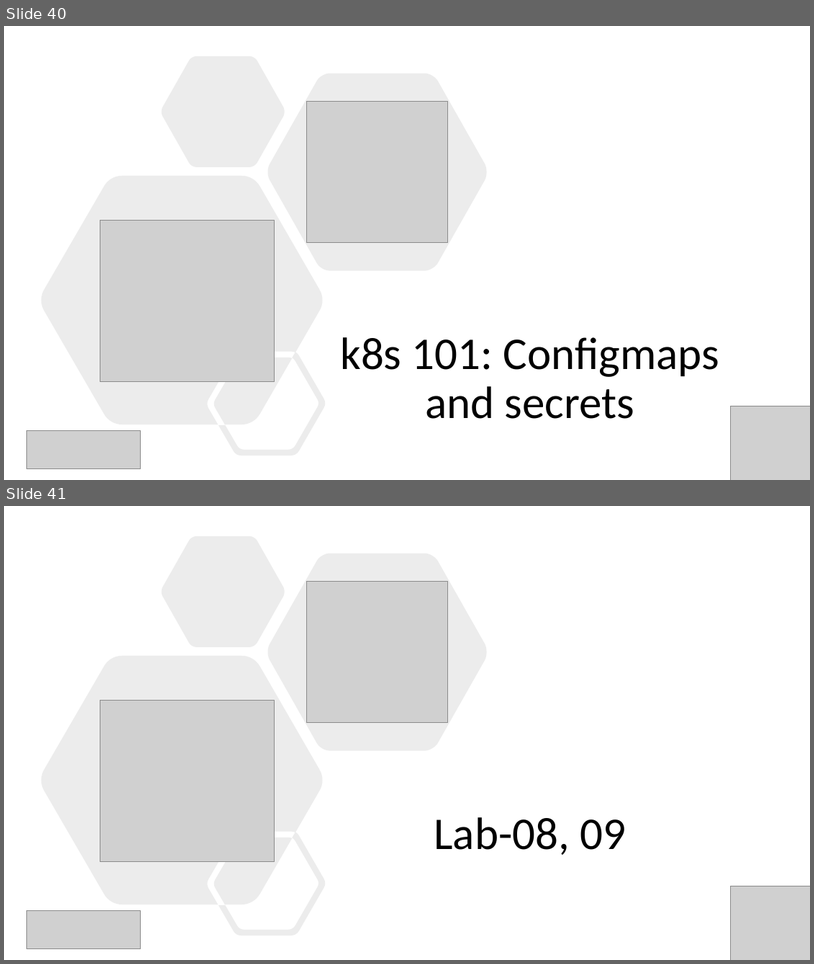
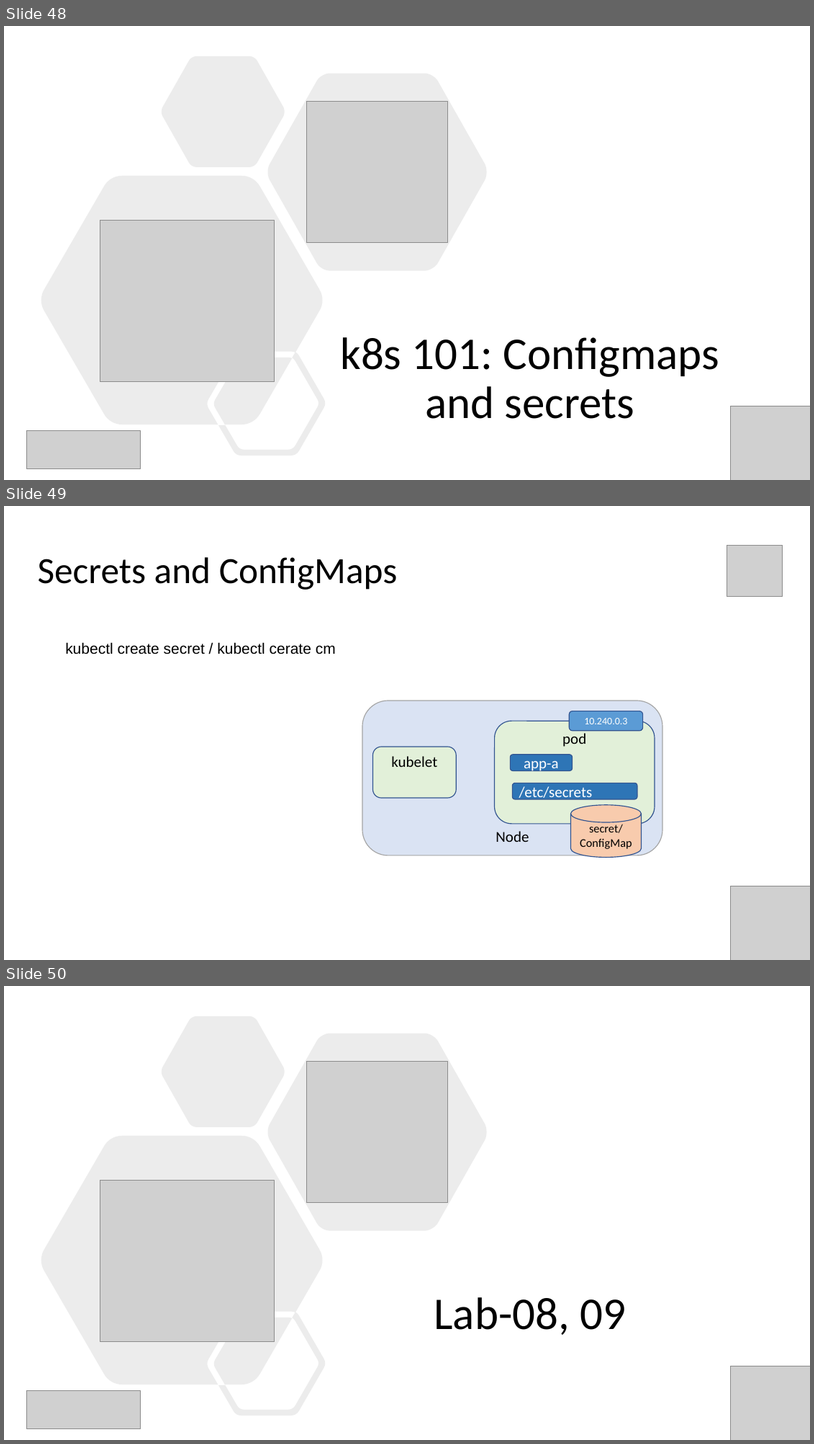
Before and after one commit to evgenyb/aks-workshops, a slide deck: 01-aks-and-k8s-101/slides/Introduction to AKS.pptx. Shown one above the other, each under a label of ours: slides 40 and 41 before the commit, slides 48, 49 and 50 after it. The pictures are 814x964 and 814x1444 pixels, drawn with LibreOffice and Linux fonts; fonts in the diff are those of the drawing; grey boxes stand for pictures. Boxes give left, top, right and bottom in pixels: in the first picture for what was removed or moved away, otherwise in the second. Text is boxed around its words. In the diff, an @@ line names an element or a change of style, - is before the commit and + after.

```diff
--- a/01-aks-and-k8s-101/slides/Introduction to AKS.pptx
+++ b/01-aks-and-k8s-101/slides/Introduction to AKS.pptx
@@ slide 49 added at [4, 506, 810, 960], background #FFFFFF @@
@@ picture added at [728, 546, 783, 597] @@
@@ title added at [38, 557, 398, 590], 44 pt, text #000000 @@
+Secrets and ConfigMaps
@@ text added at [65, 642, 336, 654], 18 pt, text #000000 @@
+kubectl create secret / kubectl cerate cm
@@ rounded rectangle added at [363, 700, 664, 855], fill #DAE3F3, outline #A5A5A5 1 pt, 18 pt, text #000000 @@
+Node
@@ rounded rectangle added at [494, 721, 655, 824], fill #E2F0D9, outline #325491 1 pt, 18 pt, text #000000 @@
+pod
@@ rounded rectangle added at [570, 711, 643, 731], fill #5B9BD5, outline #325491 1 pt, 12 pt, text #FFFFFF @@
+10.240.0.3
@@ rounded rectangle added at [373, 746, 456, 798], fill #E2F0D9, outline #325491 1 pt, 18 pt, text #000000 @@
+kubelet
@@ rounded rectangle added at [510, 754, 573, 771], fill #2E75B6, outline #325491 1 pt, 18 pt, text #FFFFFF @@
+app-a
@@ rounded rectangle added at [513, 783, 638, 800], fill #2E75B6, outline #325491 1 pt, 18 pt, text #FFFFFF @@
+/etc/secrets
@@ cylinder added at [571, 805, 642, 857], fill #F8CBAD, outline #325491 1 pt, 14 pt, text #000000 @@
+secret/
+ConfigMap
@@ picture added at [731, 885, 810, 960] @@
@@ what was slide 40 is now slide 48 @@
@@ what was slide 41 is now slide 50 @@
```
Also in this commit, not shown: 9 other slides added, 1 slide removed, 2 other files.
